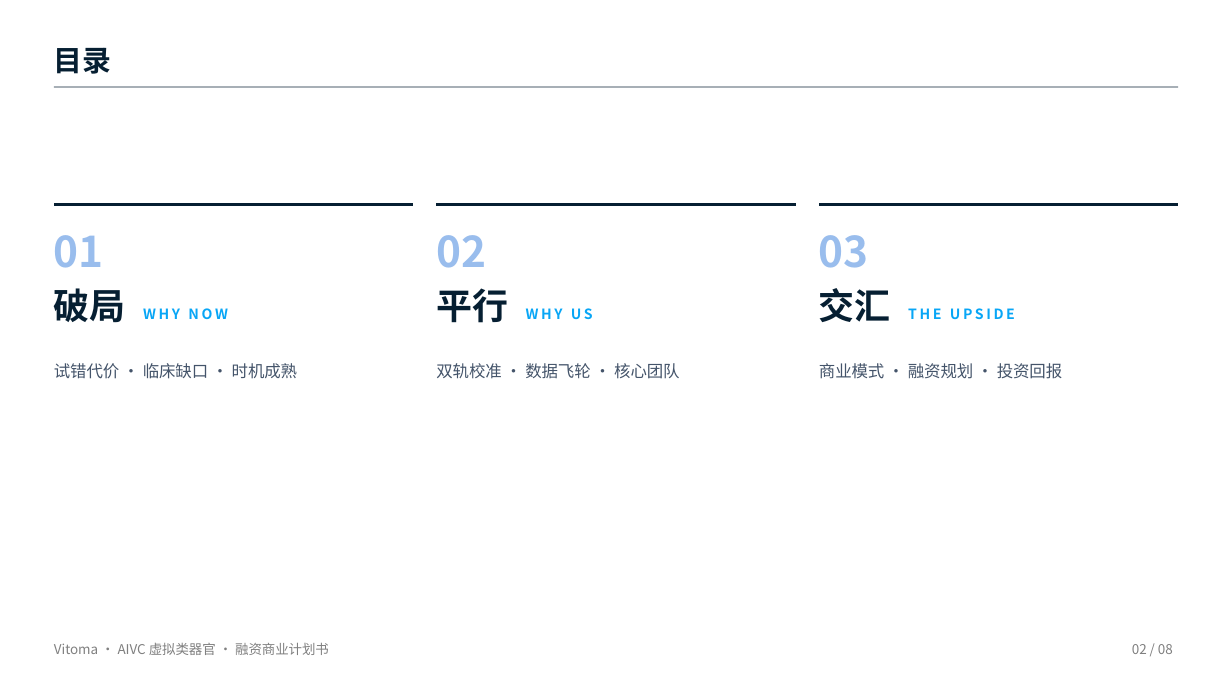
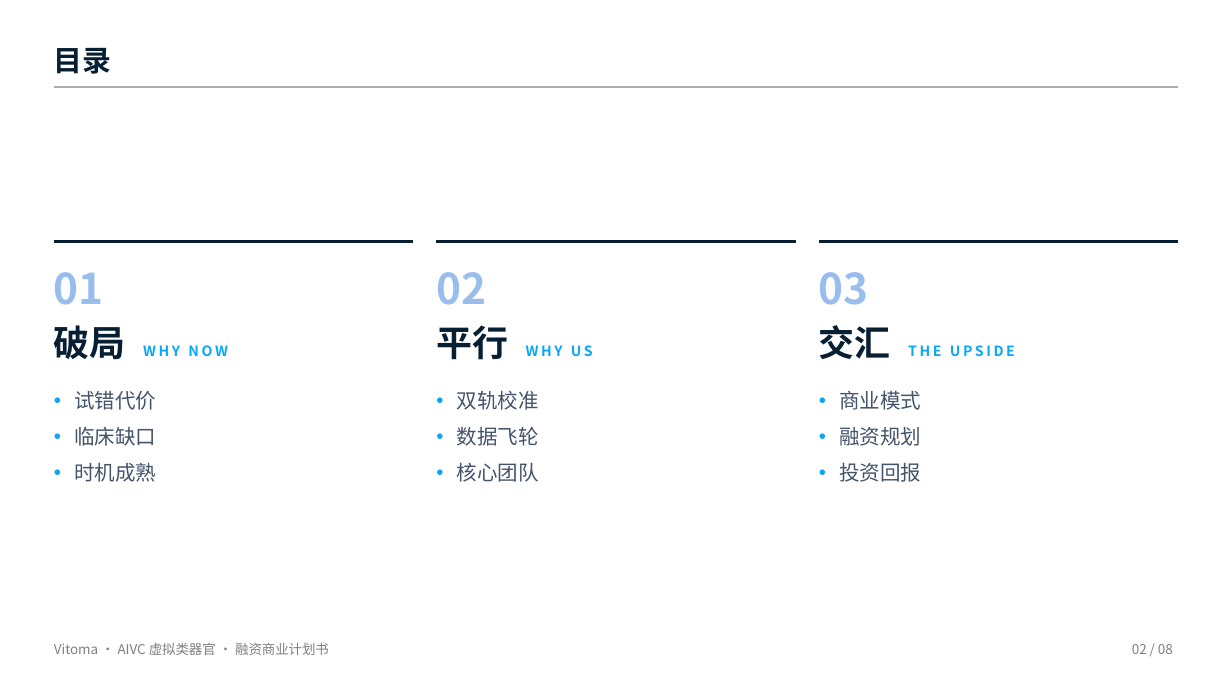
Before and after one commit to Milkar/businessPlan, a slide deck: slide 1 of slides/Vitoma_contents_draft.pptx. Drawn at 1232x693 pixels with LibreOffice and Linux fonts; fonts in the diff are those of the drawing. Boxes give left, top, right and bottom in pixels: in the first picture for what was removed or moved away, otherwise in the second. Text is boxed around its words. In the diff, an @@ line names an element or a change of style, - is before the commit and + after.

```diff
--- a/slides/Vitoma_contents_draft.pptx
+++ b/slides/Vitoma_contents_draft.pptx
@@ 6 texts, 3 freeform shapes: place and size @@
-6 texts, 3 freeform shapes at (54, 203, 1178, 453)
+6 texts, 3 freeform shapes at (54, 240, 1178, 490)
@@ text at (74, 391, 156, 482): text changed; size 12.8 to 16 pt @@
-试错代价 · 临床缺口 · 时机成熟
+• 试错代价
+• 临床缺口
+• 时机成熟
@@ text at (457, 390, 539, 482): text changed; size 12.8 to 16 pt @@
-双轨校准 · 数据飞轮 · 核心团队
+• 双轨校准
+• 数据飞轮
+• 核心团队
@@ text at (839, 390, 921, 482): text changed; size 12.8 to 16 pt @@
-商业模式 · 融资规划 · 投资回报
+• 商业模式
+• 融资规划
+• 投资回报
```
Also in this commit, not shown: 1 other file.
